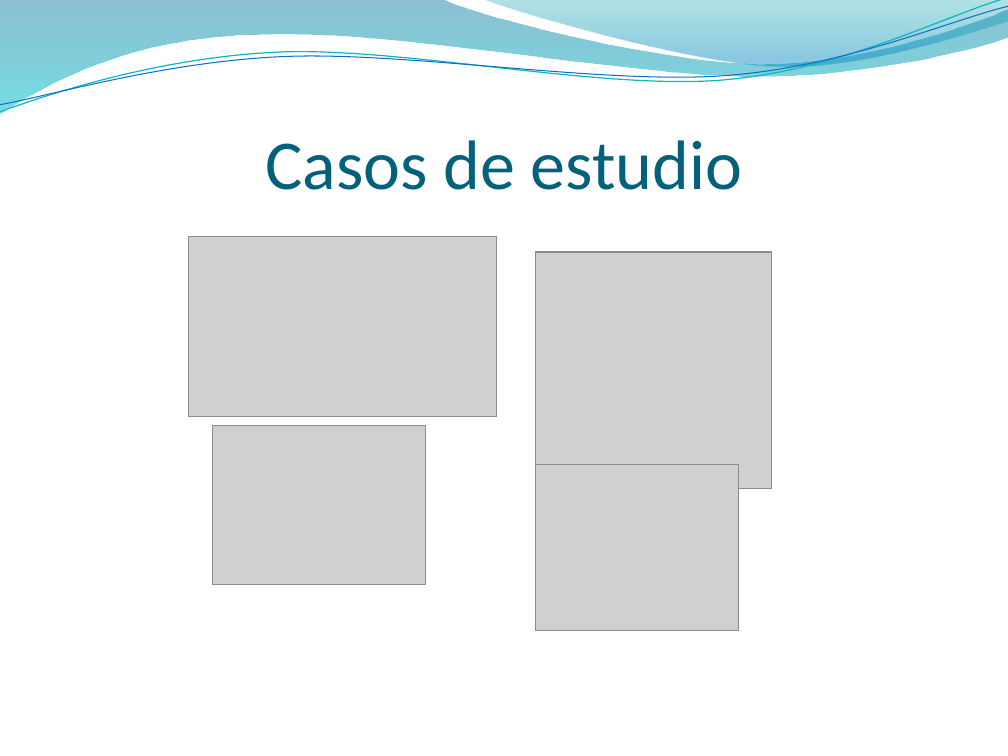
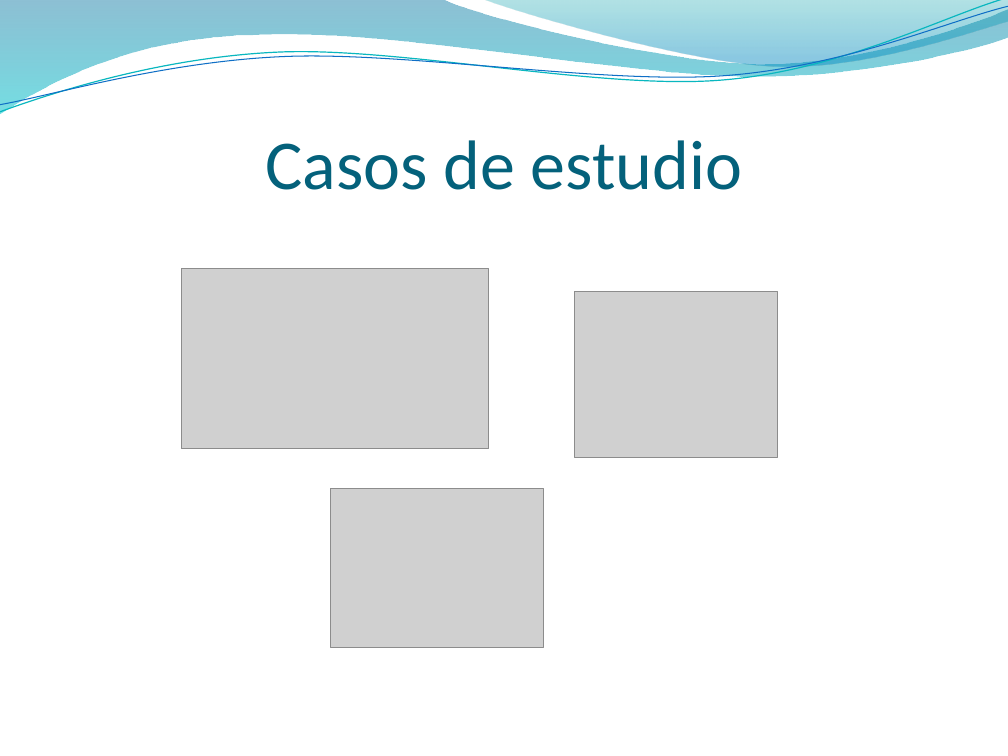
Before and after one commit to ORGTecnologo/7b6581PT, a slide deck: slide 6 of Documentacion/Entregas/Presentacion/Presentacion.pptx. Drawn at 1008x756 pixels with LibreOffice and Linux fonts; fonts in the diff are those of the drawing; grey boxes stand for pictures; background and template pictures are left out. Boxes give left, top, right and bottom in pixels: in the first picture for what was removed or moved away, otherwise in the second. Text is boxed around its words. In the diff, an @@ line names an element or a change of style, - is before the commit and + after.

```diff
--- a/Documentacion/Entregas/Presentacion/Presentacion.pptx
+++ b/Documentacion/Entregas/Presentacion/Presentacion.pptx
@@ picture: place and size @@
-picture at [188,236,496,416]
+picture at [181,268,489,449]
@@ picture removed at [535,252,771,488] @@
@@ picture: place and size @@
-picture at [535,465,738,631]
+picture at [575,291,777,458]
@@ picture: place and size @@
-picture at [213,425,425,585]
+picture at [331,488,543,647]
```
Also in this commit, not shown: 2 other slides changed, 1 other file.
